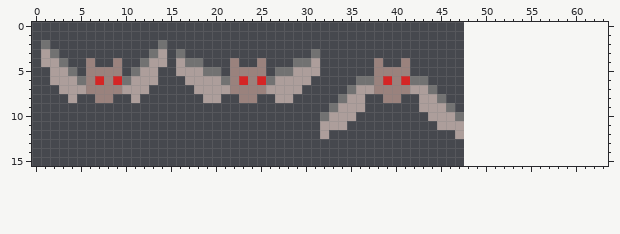
Pixel-art sprite: assets/bat.png. This is how it looked before the edit.
The file is 48x16 pixels. Colours within 5 levels of each other are drawn and written as one. The old version is drawn lined up with the new one, on the new canvas.
The result:
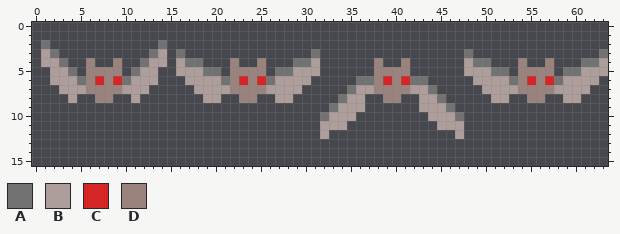
Palette (. is transparent): A #727272  B #ad9e9b  C #d52525  D #9a827d
Edits made:
canvas 48x16 -> 64x16
Colour A is added in row 3 at x 48 and 63; in row 4 at x 49 to 50 and 61 to 62; in row 5 at x 51 to 52 and 59 to 60; in row 6 at x 53 and 58.
Colour B is added in row 4 at x 48 and 63; in row 5 at x 48 to 50 and 61 to 63; in row 6 at x 49 to 52 and 59 to 62; in row 7 at x 50 to 53 and 58 to 61; in row 8 at x 51 to 52 and 59 to 60.
Colour C is added in row 6 at x 55 and 57.
Colour D is added in row 4 at x 54 and 57; in row 5 at x 54 to 57; in row 6 at x 54 and 56; in row 7 at x 54 to 57; in row 8 at x 55 to 56.
